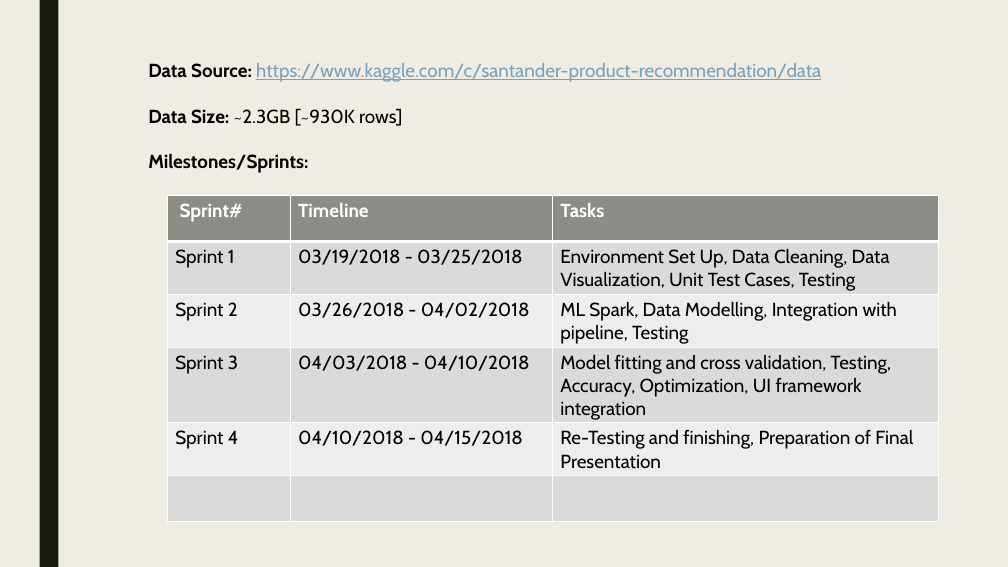
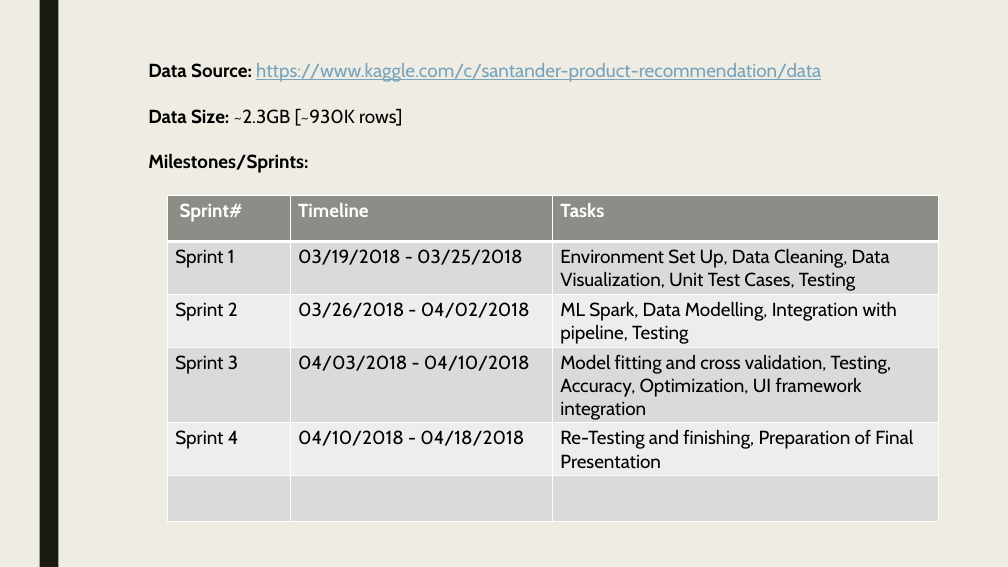
Before and after one commit to vaishalilambe/Team7_Santander_Product_Recommendation, a slide deck: slide 5 of Project_Presentation.pptx. Drawn at 1008x567 pixels with LibreOffice and Linux fonts; fonts in the diff are those of the drawing. Boxes give left, top, right and bottom in pixels: in the first picture for what was removed or moved away, otherwise in the second. Text is boxed around its words. In the diff, an @@ line names an element or a change of style, - is before the commit and + after.

```diff
--- a/Project_Presentation.pptx
+++ b/Project_Presentation.pptx
@@ table at [168, 195, 938, 522] @@
-row 5, column 2: 04/10/2018 - 04/15/2018
+row 5, column 2: 04/10/2018 - 04/18/2018
```
Also in this commit, not shown: 5 other slides changed, 1 slide removed.
